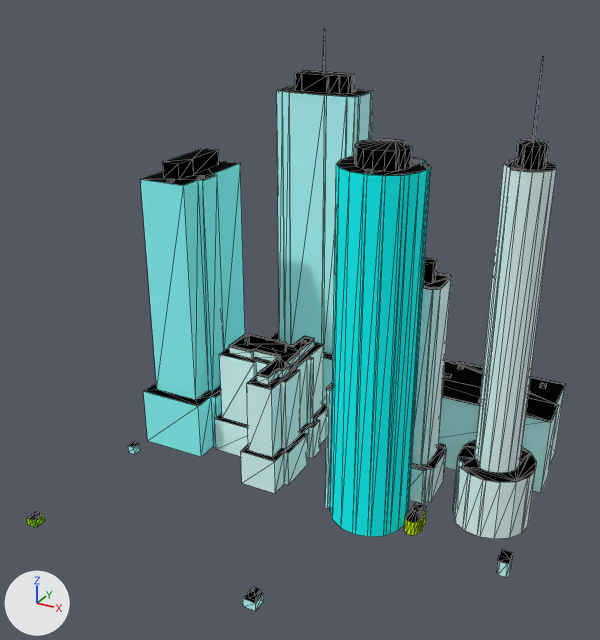
The glTF model web/public/assets/cities/chicago/tiles/-1_2.bld.glb as it was, and as the next commit left it.
Rendered twice from a 50 mm lens placed at (27.0, 335.0, 261.0), pointed at (-155.0, 665.0, 96.0). Arrows for +X, +Y and +Z are at lower left; the lights stay in place. The picture after the commit comes second. Mesh edges are drawn as thin lines. Vertices at exactly the same position are counted once.

In view in the first picture: '-1_2'.
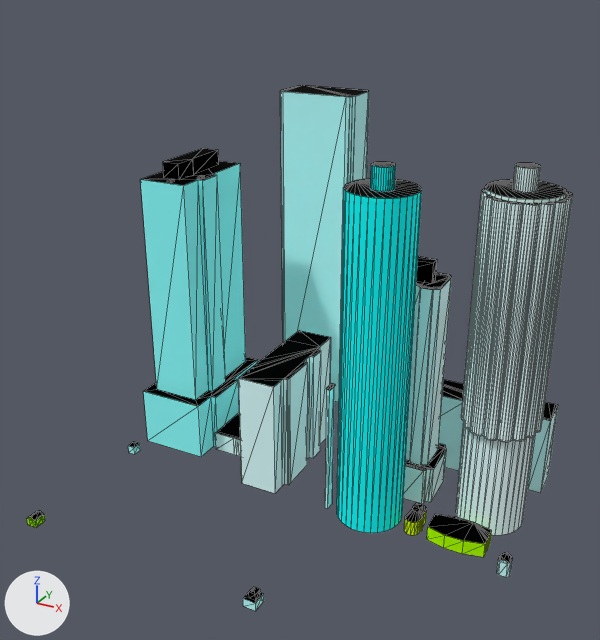
Edits to the bpy script that builds the scene:
```text
Change me_1_2:
    used by ob_1_2; location = (-145.8, 678.3, 111.8); scale = (112.0, 112.0, 112.0)
    remove me_1_2.from_pydata(...)  # 1292 vertices, 1954 faces; spans x -0.99..0.99, y -0.99..0.99, z -1.0..1.0
    add me_1_2.from_pydata(...)  # 1109 vertices, 1772 faces; spans x -1.0..1.0, y -0.97..0.97, z -0.86..0.86
    me_1_2 part 1: the loose piece of 38 vertices spanning x 0.5..0.57, y -0.23..-0.09, z -1.0..-0.93 is moved by (0.01, 0.03, 0.14)
    me_1_2 part 2: the loose piece of 8 vertices spanning x 0.12..0.13, y -0.24..-0.19, z -1.0..-0.38 is moved by (0.0, 0.03, 0.14)
    me_1_2 part 3: the loose piece of 12 vertices spanning x 0.2..0.44, y 0.09..0.16, z 0.05..0.14 is moved by (0.0, 0.03, 0.15)
    me_1_2 part 4: the loose piece of 112 vertices spanning x -0.73..-0.15, y 0.6..0.99, z -1.0..0.7 is rebuilt with 32 vertices and now spans x -0.65..-0.23, y 0.71..0.97, z -0.86..0.86
    me_1_2 part 5: the loose piece of 106 vertices spanning x 0.64..0.97, y -0.1..0.26, z -1.0..0.6 is rebuilt with 62 vertices and now spans x 0.65..0.95, y -0.04..0.26, z -0.86..0.67
    me_1_2 part 6: the loose piece of 102 vertices spanning x 0.1..0.53, y 0.0..0.26, z -1.0..0.05 is rebuilt with 165 vertices and now spans x 0.1..0.54, y 0.03..0.3, z -0.86..0.21
    me_1_2 part 7: the loose piece of 66 vertices spanning x 0.13..0.49, y -0.34..0.01, z -1.0..0.6 is rebuilt with 64 vertices and now spans x 0.16..0.46, y -0.29..0.01, z -0.86..0.67
    me_1_2 part 8: the loose piece of 32 vertices spanning x -0.97..-0.6, y -0.17..0.42, z -1.0..0.39 is rebuilt with 62 vertices and now spans x -0.98..-0.35, y -0.14..0.46, z -0.86..0.54
    me_1_2 part 9: a new loose piece of 246 vertices spanning x 0.64..0.98, y -0.07..0.29, z -0.36..0.65
    me_1_2 part 10: a new loose piece of 62 vertices spanning x 0.75..0.85, y 0.07..0.16, z -0.86..0.76
    me_1_2 part 11: a new loose piece of 62 vertices spanning x 0.27..0.36, y -0.18..-0.09, z -0.86..0.76
    me_1_2 part 12: a new loose piece of 54 vertices spanning x -0.34..-0.12, y -0.23..0.37, z -0.86..-0.28
    me_1_2 part 13: a new loose piece of 54 vertices spanning x 0.09..0.97, y 0.37..0.56, z -0.86..-0.46
    me_1_2 part 14: a new loose piece of 30 vertices spanning x 0.61..0.87, y -0.22..-0.07, z -0.86..-0.79
    me_1_2 part 15: a new loose piece of 25 vertices spanning x 0.95..1.0, y -0.27..-0.21, z -0.86..-0.77
    me_1_2 part 16: a new loose piece of 13 vertices spanning x -1.0..-0.95, y -0.97..-0.91, z -0.86..-0.81
    me_1_2 part 17: 26 loose pieces with 525 vertices, spanning x -0.99..0.99, y -0.99..0.89, z -1.0..1.0, are deleted
    me_1_2 part 18: 158 vertices removed from x -0.61..0.96, y -0.26..0.75, z -1.0..-0.43
    me_1_2 part 19: 13 vertices removed from x 0.8..0.81, y 0.08..0.09, z 0.69..1.0
    other edits to the shape of me_1_2 do not show in these pictures
Change ob_1_2:
    ob_1_2.location: (-145.8, 678.3, 111.8) -> (-145.8, 674.8, 95.0)
    ob_1_2.scale: (112.0, 112.0, 112.0) -> (111.0, 111.0, 111.0)
```

Where the change shows, as pixel boxes [x1, y1, x2, y2] in the pictures (600 x 640 px; the box of a moved part takes in the faces that stretch with it):
'-1_2', reshaped, moved, rescaled (10% shorter): before [27, 29, 565, 611]; after [27, 85, 573, 611]
part 1 of me_1_2, moved or reshaped: [404, 506, 427, 535] in both
part 2 of me_1_2, moved or reshaped: before [325, 389, 332, 509]; after [325, 387, 334, 509]
part 3 of me_1_2, moved or reshaped: before [424, 258, 437, 283]; after [416, 256, 437, 283]
part 4 of me_1_2, rebuilt: before [269, 86, 373, 404]; after [280, 85, 369, 402]
part 5 of me_1_2, rebuilt (6% shorter): before [453, 160, 557, 539]; after [456, 179, 566, 535]
part 6 of me_1_2, rebuilt: before [410, 279, 451, 503]; after [403, 272, 452, 503]
part 7 of me_1_2, rebuilt (16% narrower, 7% shorter): before [330, 156, 431, 537]; after [337, 179, 422, 533]
part 8 of me_1_2, rebuilt: before [140, 161, 245, 457]; after [140, 161, 258, 457]
part 9 of me_1_2, added: after [461, 188, 573, 442]
part 10 of me_1_2, added: after [513, 163, 541, 192]
part 11 of me_1_2, added (cyan): after [370, 162, 396, 191]
part 12 of me_1_2, added: after [238, 331, 331, 493]
part 13 of me_1_2, added (cyan): after [439, 380, 558, 493]
part 14 of me_1_2, added: after [427, 514, 492, 557]
part 15 of me_1_2, added: after [497, 552, 513, 577]
part 16 of me_1_2, added: after [27, 510, 45, 527]
part 17 of me_1_2, deleted: before [27, 29, 565, 577]
part 18 of me_1_2, deleted: before [215, 340, 565, 493]
part 19 of me_1_2, deleted: before [532, 57, 543, 143]
